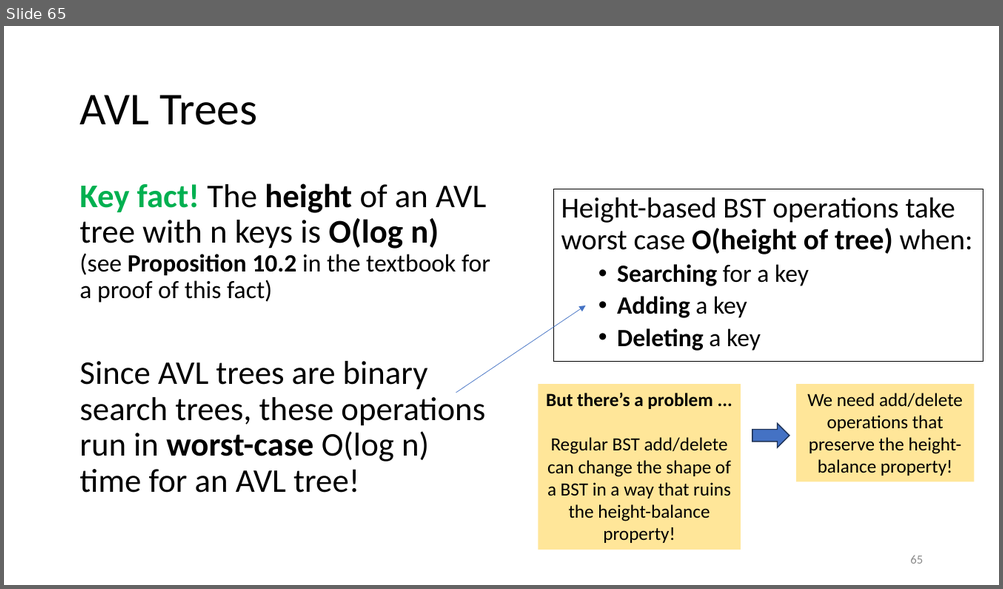
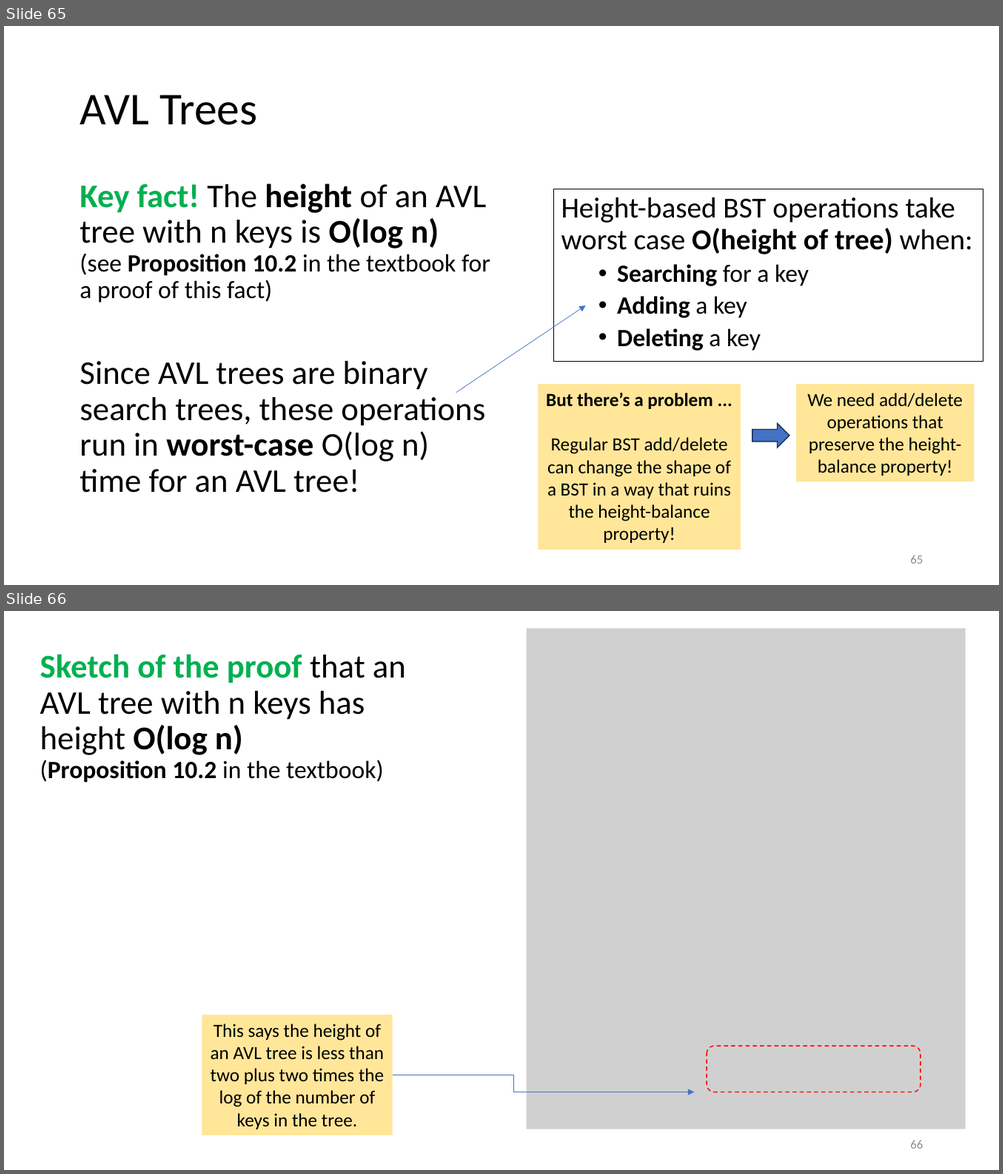
Before and after one commit to tjd1234/cmpt225summer2023, a slide deck: lecture_notes/week10/week10_BST.pptx. Shown one above the other, each under a label of ours: slide 65 before the commit, slides 65 and 66 after it. The pictures are 1003x589 and 1003x1174 pixels, drawn with LibreOffice and Linux fonts; fonts in the diff are those of the drawing; grey boxes stand for pictures. Boxes give left, top, right and bottom in pixels: in the first picture for what was removed or moved away, otherwise in the second. Text is boxed around its words. In the diff, an @@ line names an element or a change of style, - is before the commit and + after.

```diff
--- a/lecture_notes/week10/week10_BST.pptx
+++ b/lecture_notes/week10/week10_BST.pptx
@@ slide 66 added at (x1=4, y1=611, x2=999, y2=1170), background #FFFFFF @@
@@ picture added at (x1=526, y1=628, x2=965, y2=1130) @@
@@ text added at (x1=40, y1=654, x2=406, y2=783), 32 pt, text #000000 @@
+Sketch of the proof that an AVL tree with n keys has height O(log n)
+(Proposition 10.2 in the textbook)
@@ rectangle added at (x1=202, y1=1015, x2=392, y2=1136), fill #FFE699, 18 pt, text #000000 @@
+This says the height of an AVL tree is less than two plus two times the log of the number of keys in the tree.
@@ rounded rectangle added at (x1=707, y1=1046, x2=920, y2=1092), outline #FF0000 1 pt dashed @@
@@ elbow arrow added from (392, 1075) to (694, 1092), #4472C4 0.5 pt @@
@@ page number added at (x1=910, y1=1141, x2=922, y2=1149), 12 pt, text #8C8C8C @@
+66
```
Also in this commit, not shown: 1 slide changed, 8 other slides added.
